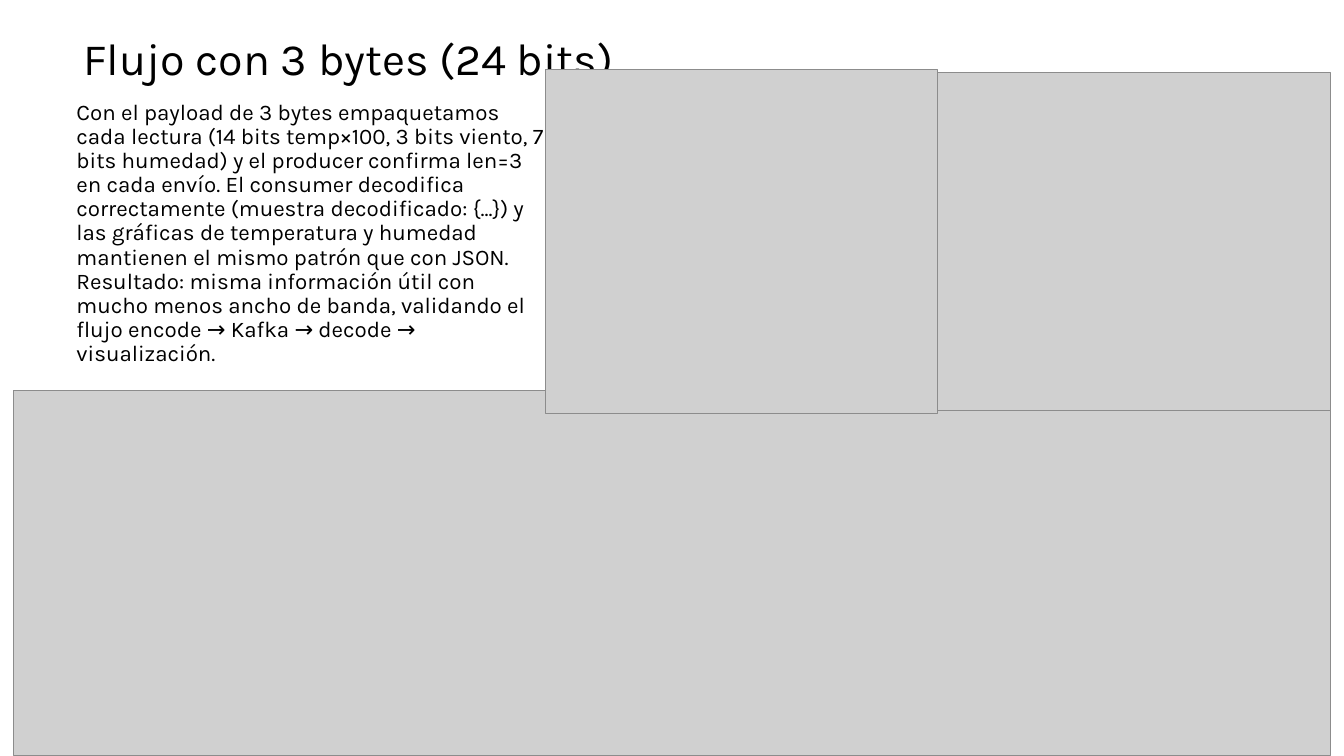
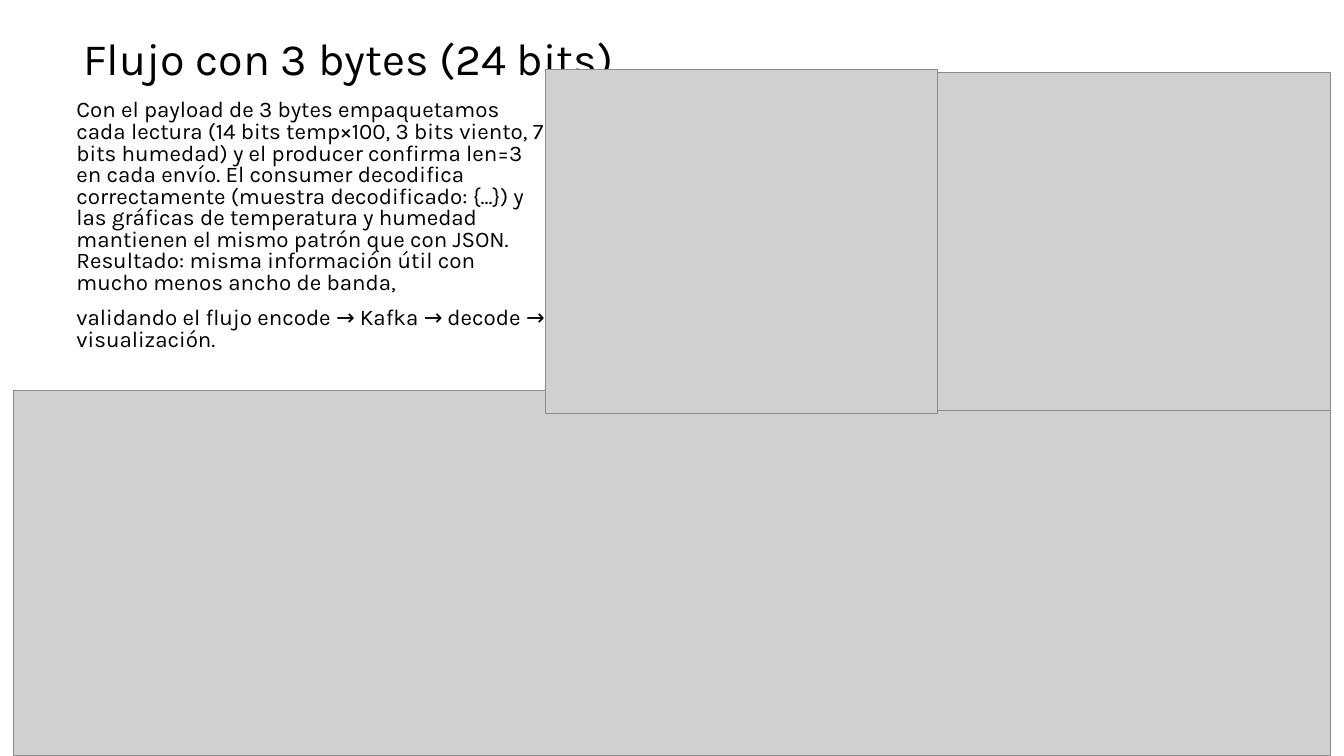
Before and after one commit to BrandonReyes0609/Lab7-Redes, a slide deck: slide 8 of evidencia-presentaacion.pptx. Drawn at 1344x756 pixels with LibreOffice and Linux fonts; fonts in the diff are those of the drawing; grey boxes stand for pictures. Boxes give left, top, right and bottom in pixels: in the first picture for what was removed or moved away, otherwise in the second. Text is boxed around its words. In the diff, an @@ line names an element or a change of style, - is before the commit and + after.

```diff
--- a/evidencia-presentaacion.pptx
+++ b/evidencia-presentaacion.pptx
@@ text at (76, 101, 543, 348): text changed @@
-Con el payload de 3 bytes empaquetamos cada lectura (14 bits temp×100, 3 bits viento, 7 bits humedad) y el producer confirma len=3 en cada envío. El consumer decodifica correctamente (muestra decodificado: {...}) y las gráficas de temperatura y humedad mantienen el mismo patrón que con JSON. Resultado: misma información útil con mucho menos ancho de banda, validando el flujo encode → Kafka → decode → visualización.
+Con el payload de 3 bytes empaquetamos cada lectura (14 bits temp×100, 3 bits viento, 7 bits humedad) y el producer confirma len=3 en cada envío. El consumer decodifica correctamente (muestra decodificado: {...}) y las gráficas de temperatura y humedad mantienen el mismo patrón que con JSON. Resultado: misma información útil con mucho menos ancho de banda,
+validando el flujo encode → Kafka → decode → visualización.
```
Also in this commit, not shown: 1 other slide changed, 3 slides added, 1 slide removed, 1 other file.
